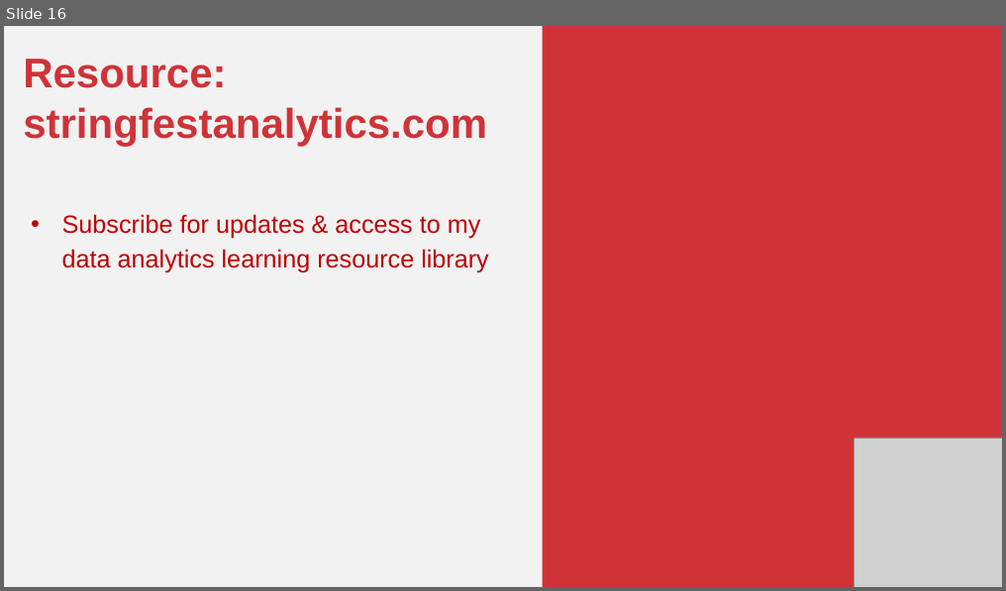
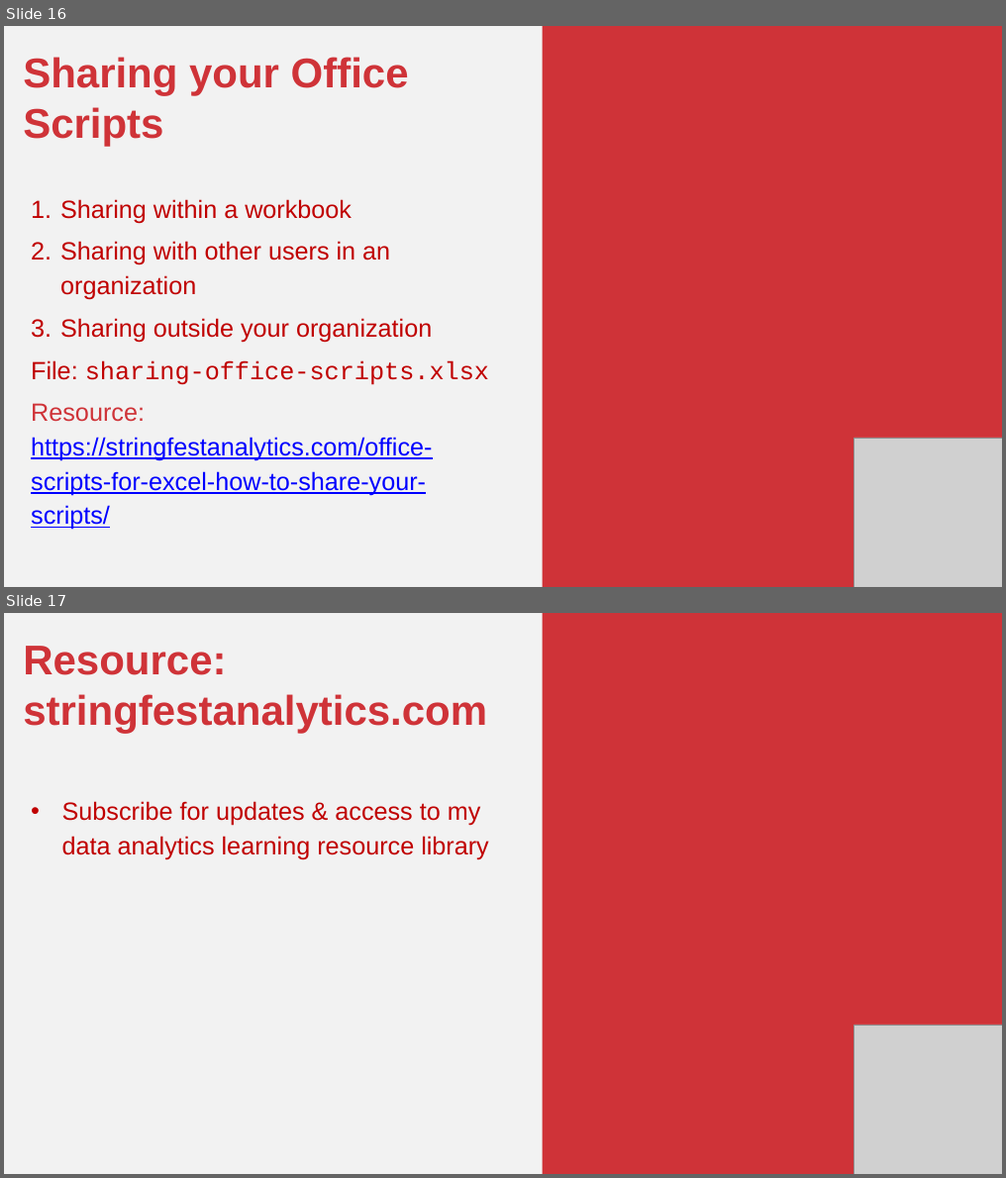
Before and after one commit to stringfestdata/first-steps-office-scripts, a slide deck: first-steps-office-scripts.pptx. Shown one above the other, each under a label of ours: slide 16 before the commit, slides 16 and 17 after it. The pictures are 1006x591 and 1006x1178 pixels, drawn with LibreOffice and Linux fonts; fonts in the diff are those of the drawing; grey boxes stand for pictures. Boxes give left, top, right and bottom in pixels: in the first picture for what was removed or moved away, otherwise in the second. Text is boxed around its words. In the diff, an @@ line names an element or a change of style, - is before the commit and + after.

```diff
--- a/first-steps-office-scripts.pptx
+++ b/first-steps-office-scripts.pptx
@@ slide 16 added at (x1=4, y1=26, x2=1002, y2=587), background #F2F2F2 @@
@@ rectangle added at (x1=542, y1=26, x2=1002, y2=587), fill #CF3338 @@
@@ text added at (x1=23, y1=57, x2=489, y2=530), 36 pt, text #C00000 @@
+Sharing your Office Scripts
+1. Sharing within a workbook
+2. Sharing with other users in an organization
+3. Sharing outside your organization
+File: sharing-office-scripts.xlsx
+Resource: https://stringfestanalytics.com/office-scripts-for-excel-how-to-share-your-scripts/
@@ picture added at (x1=854, y1=438, x2=1002, y2=587) @@
@@ what was slide 16 is now slide 17 @@
```
Also in this commit, not shown: 2 slides changed, 10 other slides added, 10 slides removed, 3 other files.
